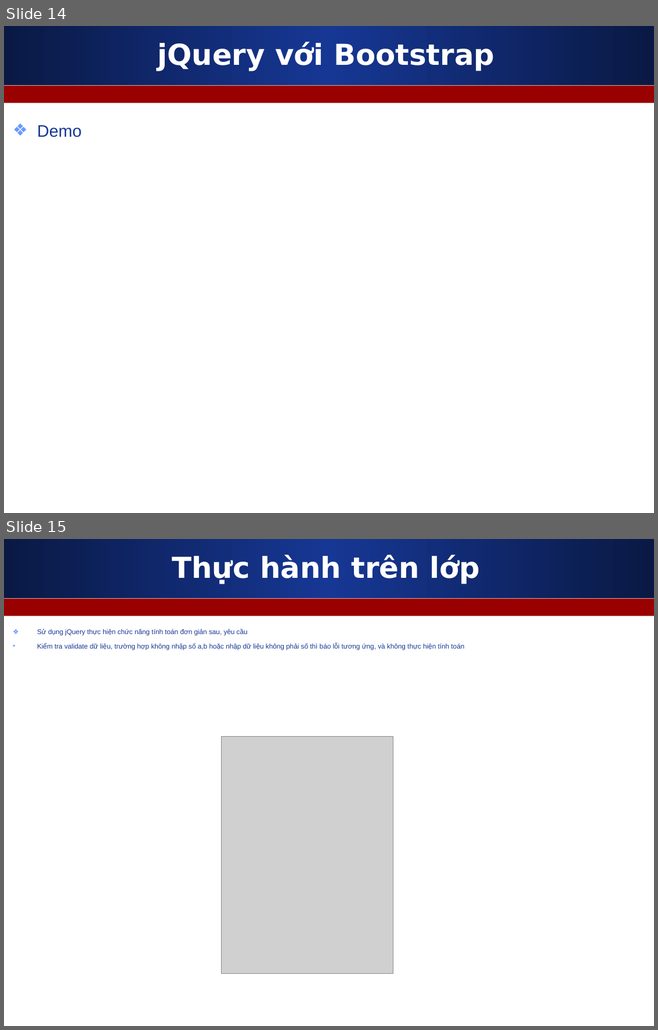
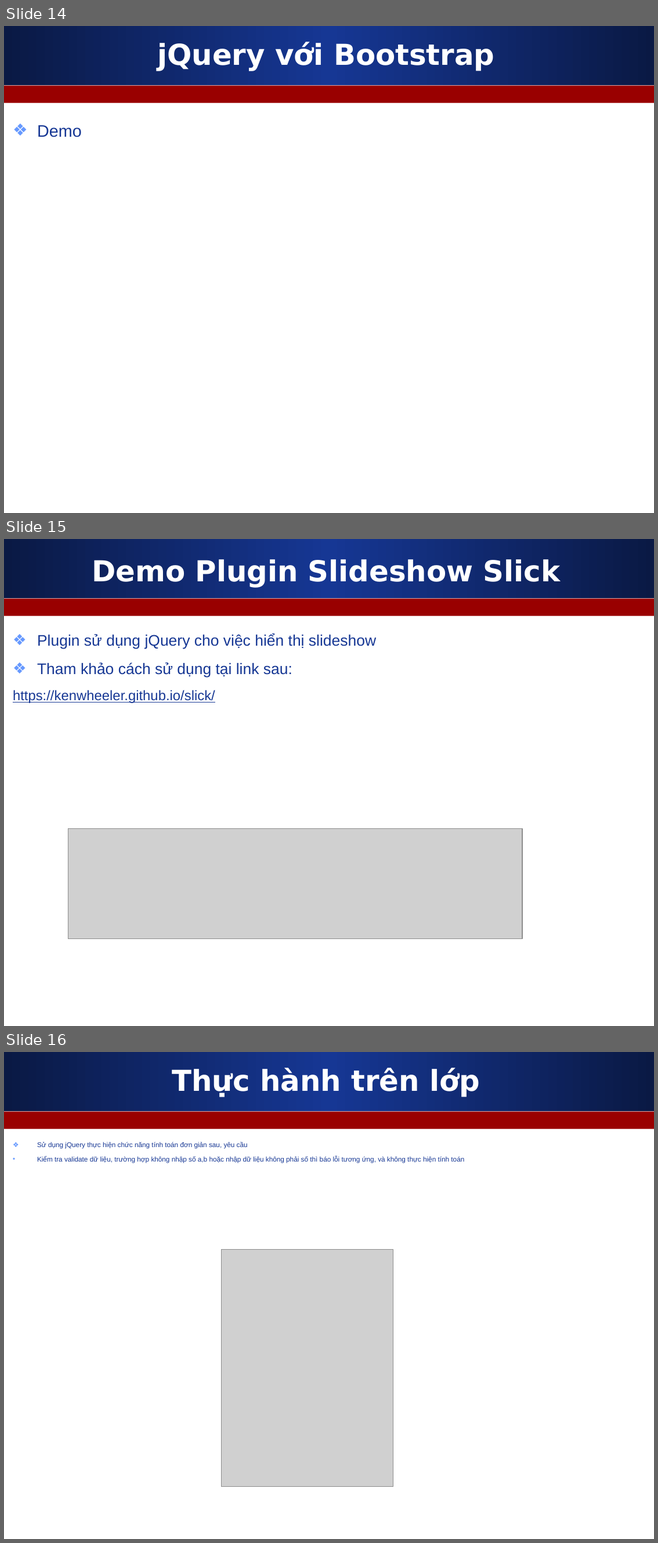
Before and after one commit to nguyenvietmanhit/phpfrontend09, a slide deck: Day09_Javascript_jQuery/Slide_bai_giang/Javascript_jQuery.ppt. Shown one above the other, each under a label of ours: slides 14 and 15 before the commit, slides 14, 15 and 16 after it. The pictures are 658x1030 and 658x1543 pixels, drawn with LibreOffice and Linux fonts; fonts in the diff are those of the drawing; grey boxes stand for pictures. Boxes give left, top, right and bottom in pixels: in the first picture for what was removed or moved away, otherwise in the second. Text is boxed around its words. In the diff, an @@ line names an element or a change of style, - is before the commit and + after.

```diff
--- a/Day09_Javascript_jQuery/Slide_bai_giang/Javascript_jQuery.ppt
+++ b/Day09_Javascript_jQuery/Slide_bai_giang/Javascript_jQuery.ppt
@@ slide 15 added at [4,539,654,1026], background #FFFFFF; not listed: 2 template elements that a slide beside it also shows @@
@@ title added at [92,559,560,588], 32 pt, text #FFFFFF, bold @@
+Demo Plugin Slideshow Slick
@@ text added at [13,634,376,703], 17 pt, text #163794 @@
+❖ Plugin sử dụng jQuery cho việc hiển thị slideshow
+❖ Tham khảo cách sử dụng tại link sau:
+https://kenwheeler.github.io/slick/
@@ picture added at [68,829,522,939] @@
@@ what was slide 15 is now slide 16 @@
```
Also in this commit, not shown: 1 slide changed.
